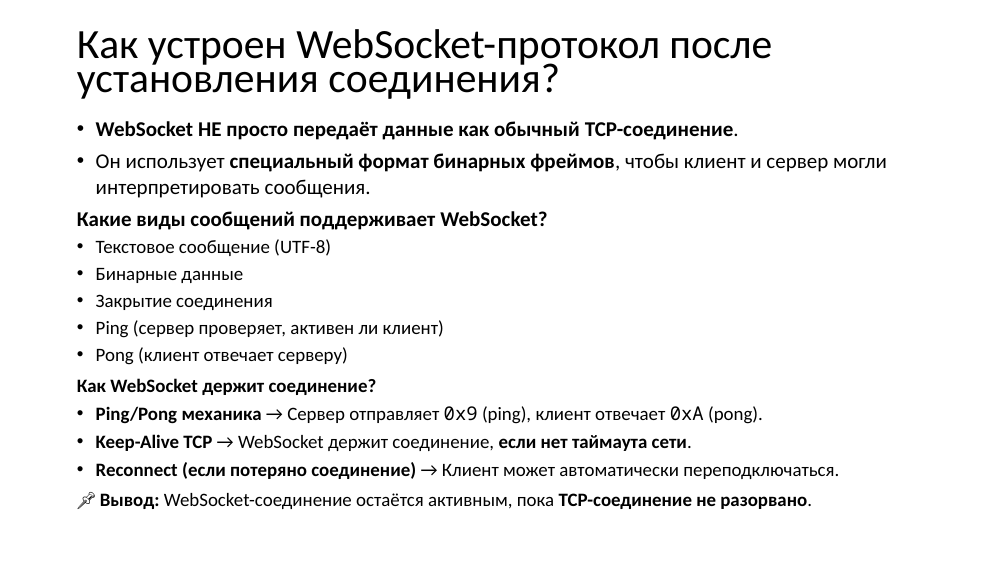
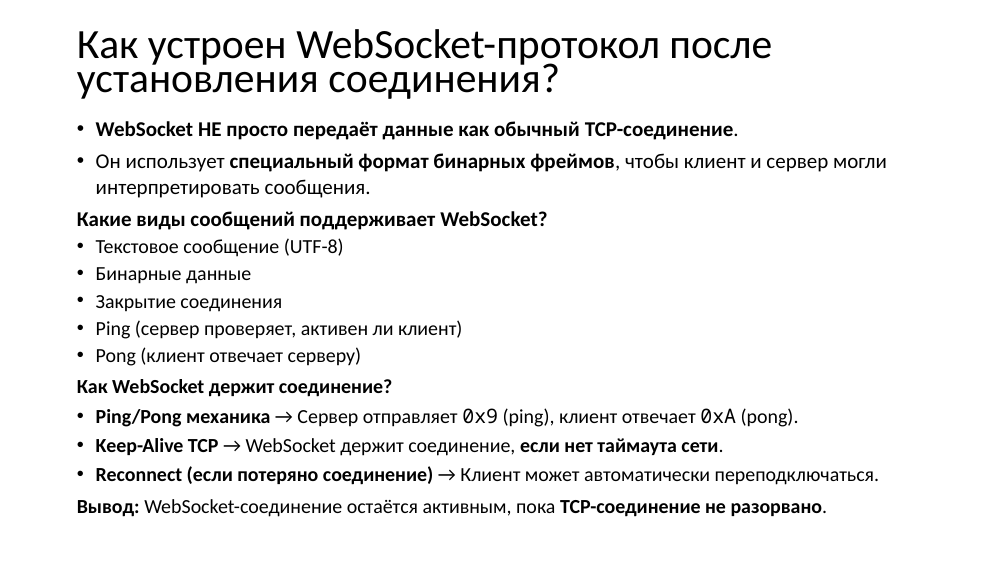
Before and after one commit to xtrueman/network_programming, a slide deck: slide 54 of HTTP-proto.pptx (slide 52 before the commit). Drawn at 1008x567 pixels with LibreOffice and Linux fonts; fonts in the diff are those of the drawing. Boxes give left, top, right and bottom in pixels: in the first picture for what was removed or moved away, otherwise in the second. Text is boxed around its words. In the diff, an @@ line names an element or a change of style, - is before the commit and + after.

```diff
--- a/HTTP-proto.pptx
+++ b/HTTP-proto.pptx
@@ text at [77, 238, 879, 485]: size 18 to 19 pt in "Текстовое сообщение (UTF-8)", "Бинарные данные", "Закрытие соединения", "Ping (сервер проверяет, активен ли клиент)" and 5 more places; less space between paragraphs @@
@@ text at [77, 499, 828, 517]: text changed; size 18 to 19 pt @@
-📌 Вывод: WebSocket-соединение остаётся активным, пока TCP-соединение не разорвано.
+Вывод: WebSocket-соединение остаётся активным, пока TCP-соединение не разорвано.
```
Also in this commit, not shown: 28 other slides changed, 3 slides added, 1 other file.
